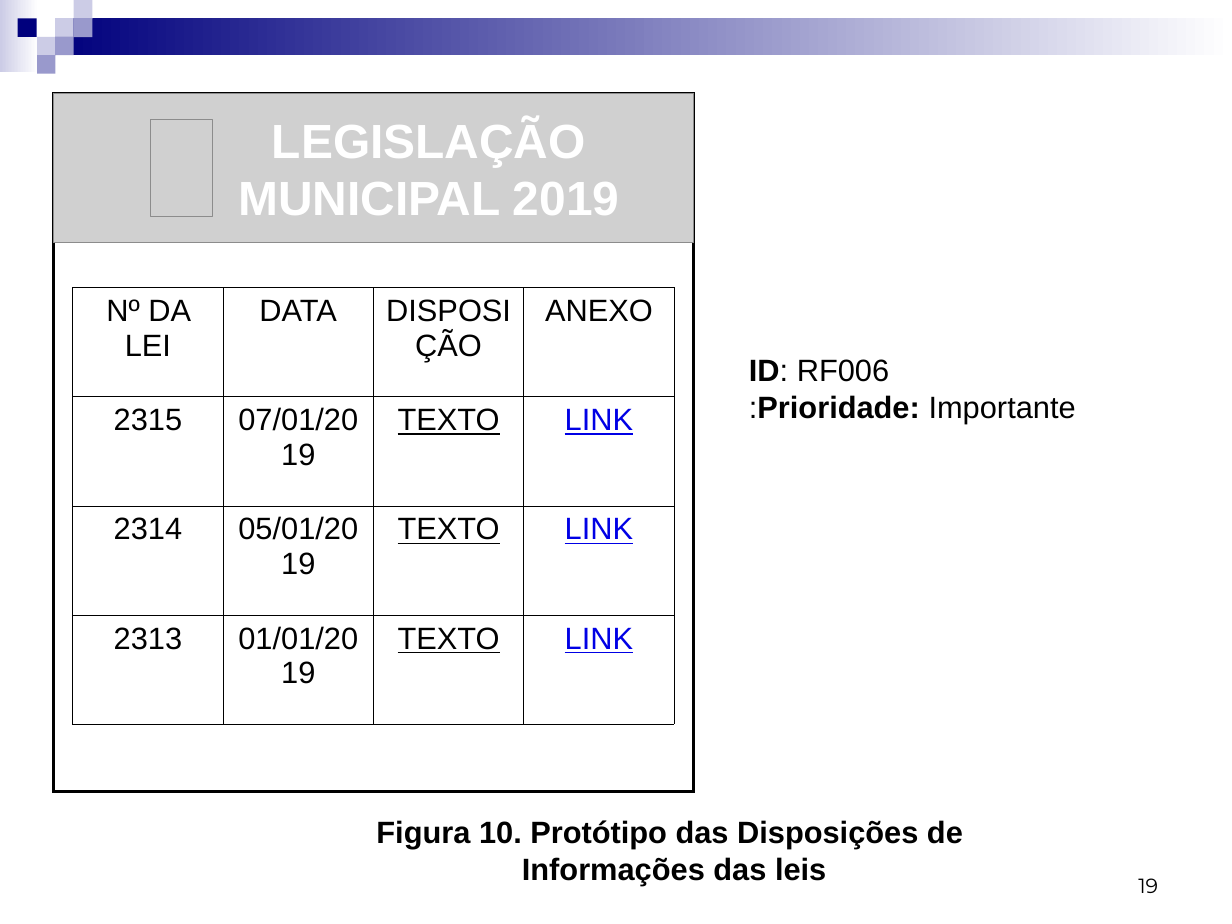
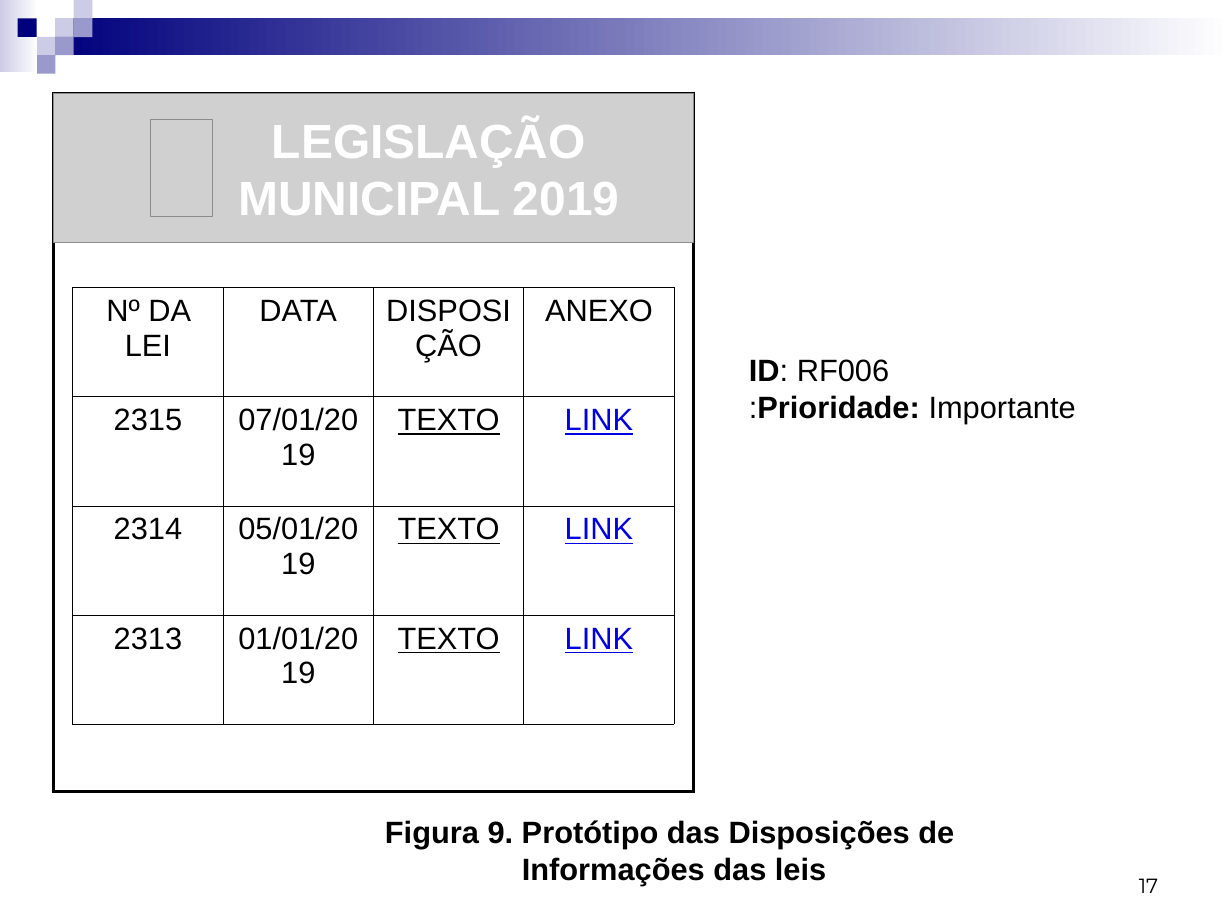
Before and after one commit to Gabrielfgrd/CamaraRB, a slide deck: slide 17 of Documentos/Documentos das aulas/Apresentação para o dia 10.ppt (slide 19 before the commit). Drawn at 1232x924 pixels with LibreOffice and Linux fonts; fonts in the diff are those of the drawing; grey boxes stand for pictures. Boxes give left, top, right and bottom in pixels: in the first picture for what was removed or moved away, otherwise in the second. Text is boxed around its words. In the diff, an @@ line names an element or a change of style, - is before the commit and + after.

```diff
--- a/Documentos/Documentos das aulas/Apresentação para o dia 10.ppt
+++ b/Documentos/Documentos das aulas/Apresentação para o dia 10.ppt
@@ text "Figura 9. Protótipo das Disposições ..." moved from (x1=376, y1=820, x2=963, y2=886) to (x1=385, y1=820, x2=954, y2=886) @@
@@ text at (x1=385, y1=820, x2=954, y2=849): text changed @@
-Figura 10. Protótipo das Disposições de
+Figura 9. Protótipo das Disposições de
@@ page number at (x1=1139, y1=878, x2=1158, y2=893): text changed @@
-19
+17
```
Also in this commit, not shown: 13 other slides changed, 10 slides added, 2 slides removed, 49 other files.
